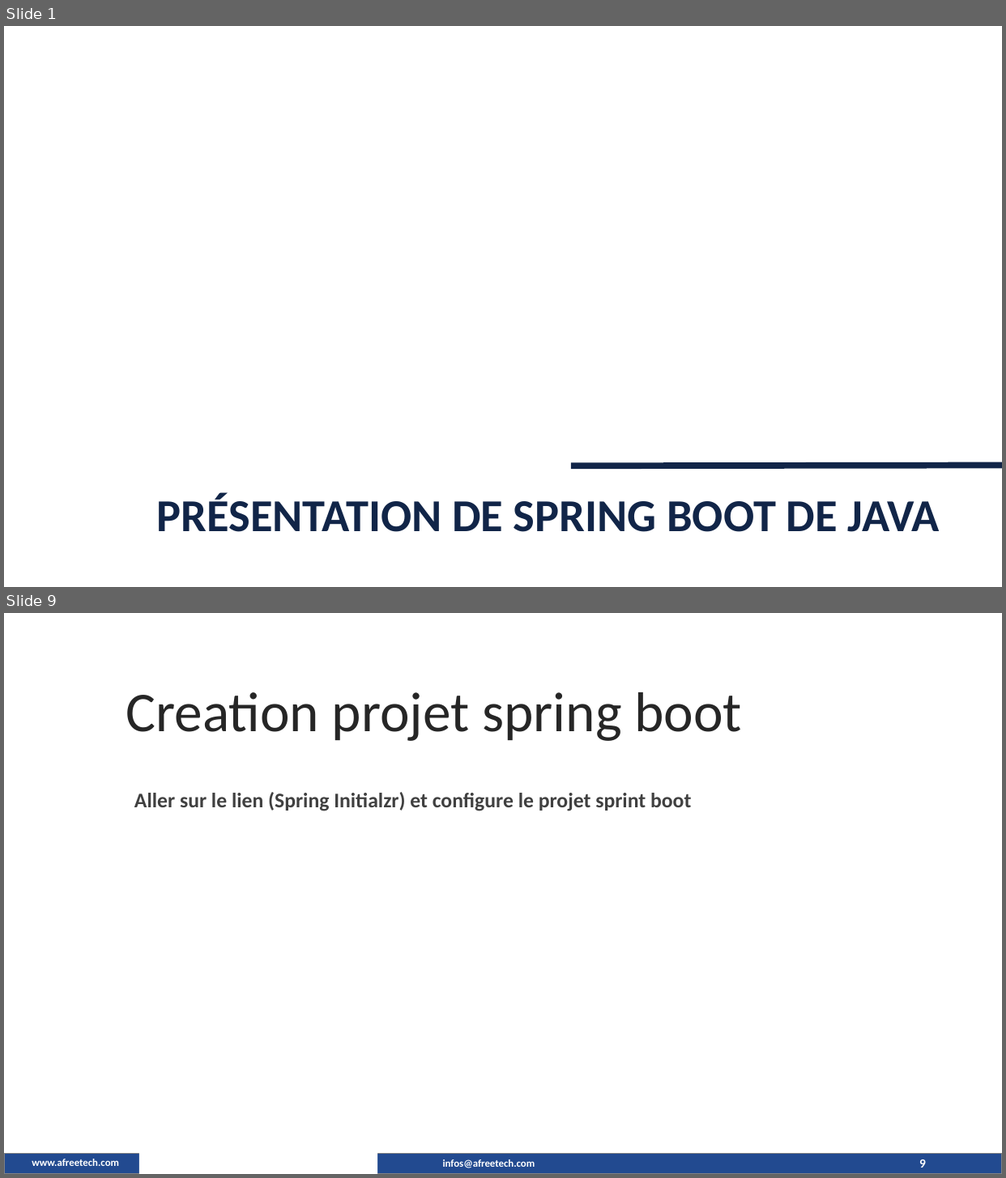
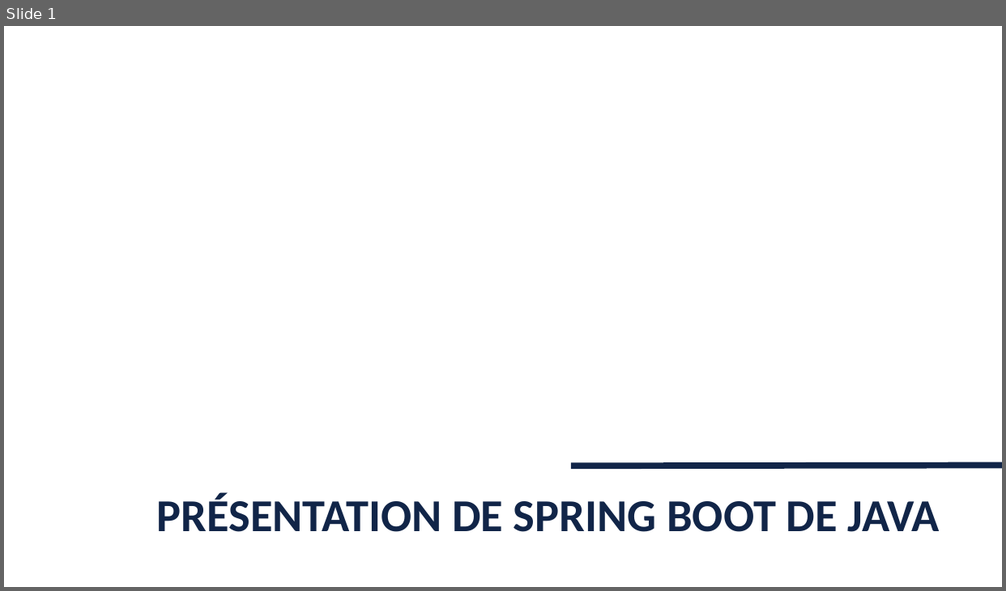
Before and after one commit to maximedorlin/maximedorlin, a slide deck: sprint boot.pptx. Shown one above the other, each under a label of ours: slides 1 and 9 before the commit, slide 1 after it; the slides between them are not shown. The pictures are 1006x1178 and 1006x591 pixels, drawn with LibreOffice and Linux fonts; fonts in the diff are those of the drawing; background and template pictures are left out. Boxes give left, top, right and bottom in pixels: in the first picture for what was removed or moved away, otherwise in the second. Text is boxed around its words. In the diff, an @@ line names an element or a change of style, - is before the commit and + after.

```diff
--- a/sprint boot.pptx
+++ b/sprint boot.pptx
@@ slide 9 removed at (4, 613, 1002, 1174), background picture (left out) @@
@@ text removed at (126, 692, 742, 741) @@
-Creation projet spring boot
@@ text removed at (134, 792, 691, 811) @@
-Aller sur le lien (Spring Initialzr) et configure le projet sprint boot
@@ rectangle removed at (4, 1153, 1002, 1174) @@
@@ text removed at (32, 1159, 119, 1166) @@
-www.afreetech.com
@@ rectangle removed at (139, 1152, 377, 1174) @@
@@ text removed at (443, 1160, 535, 1169) @@
-infos@afreetech.com
@@ page number removed at (919, 1160, 926, 1168) @@
-9
```
Also in this commit, not shown: 10 slides changed, 5 slides added, 3 other slides removed.
